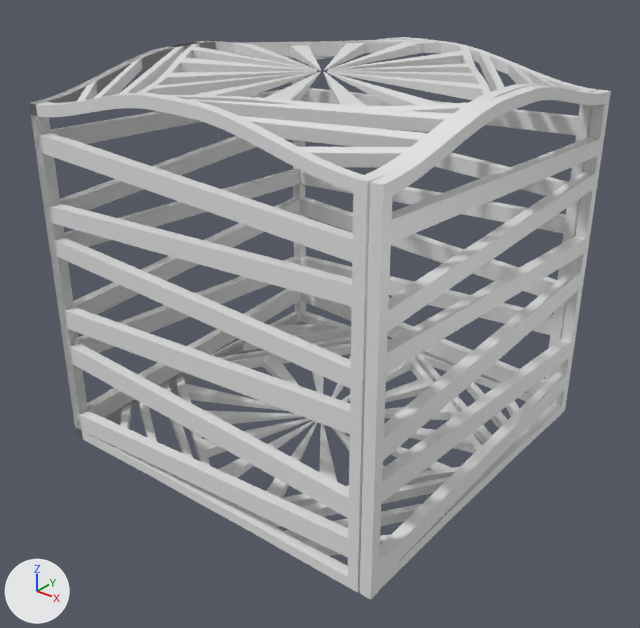
What one commit did to the Blender file Assets/Blender/Cage.blend.
Camera for both pictures: a 50 mm camera at (0.81, -1.014, 0.834) aimed at (0.028, -0.036, 0.228). The axes (+X, +Y, +Z) are drawn at lower left. The lights are the same throughout.

Objects in the first picture: 'Cage', 'CageDoor'.
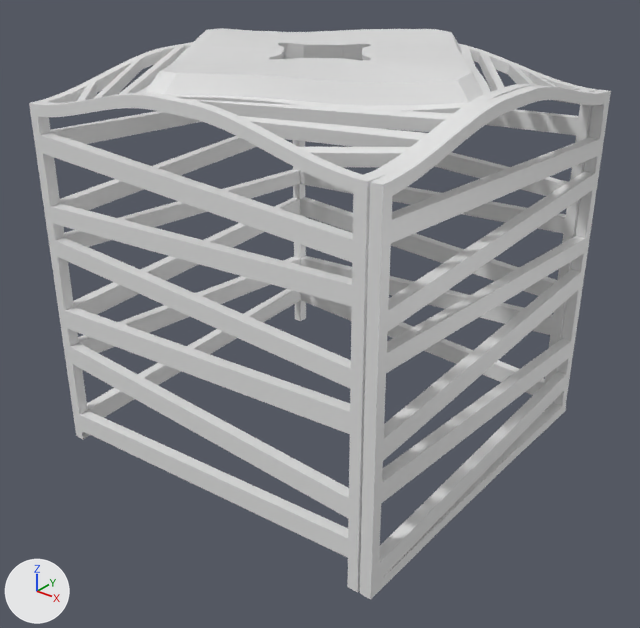
Where the newer file only moved an object's origin or applied its transform, the numbers keep the older frame.

Changed parts and their boxes [x1, y1, x2, y2] in the pictures (640 x 628 px; the box of a moved part takes in the faces that stretch with it):
'Cage', reshaped
    before: [29, 37, 597, 593]
    after: [29, 28, 597, 593]
part 1 of me_cube, deleted
    before: [43, 41, 305, 398]
part 2 of me_cube, deleted
    before: [29, 41, 306, 439]
part 3 of me_cube, cut back
    before: [65, 171, 551, 593]
    after: [295, 300, 306, 321]
part 4 of me_cube, moved or reshaped
    before: [149, 41, 486, 111]
    after: [145, 28, 484, 106]

What changed in the scene script:
```text
Change me_cube:
    used by ob_cage; location = (0.004, -0.004, 0.013); scale = (0.0153, 0.0153, 0.0153)
    remove me_cube.from_pydata(...)  # 3040 vertices, 3074 faces, 1 loose edge; spans x -19.3..18.9, y -18.7..19.5, z -0.8..38.3
    add me_cube.from_pydata(...)  # 1064 vertices, 1180 faces, 1 loose edge; spans x -19.3..18.9, y -18.7..19.5, z -0.8..39.8
    me_cube part 1: the loose piece of 416 vertices spanning x -19.3..-18.2, y -18.7..19.5, z -0.8..38.3 is deleted
    me_cube part 2: the loose piece of 416 vertices spanning x -19.3..-18.2, y -18.7..19.5, z -0.8..38.3 is deleted
    me_cube part 3: 3 vertices moved within x -18.2..17.8, y -17.6..18.4, z -0.8..12.6; 746 vertices removed from x -19.3..18.9, y -18.7..19.5, z -0.8..35.4
    me_cube part 4: 28 vertices moved from x -1.1..0.6, y -0.4..1.3, z 37.7 to x -7.0..6.6, y -6.4..7.2, z 37.5; 76 vertices removed from x -15.1..14.6, y -14.4..15.3, z 36.4..38.3; 100 vertices added at x -16.9..16.5, y -16.3..17.1, z 38.0..39.8
```
